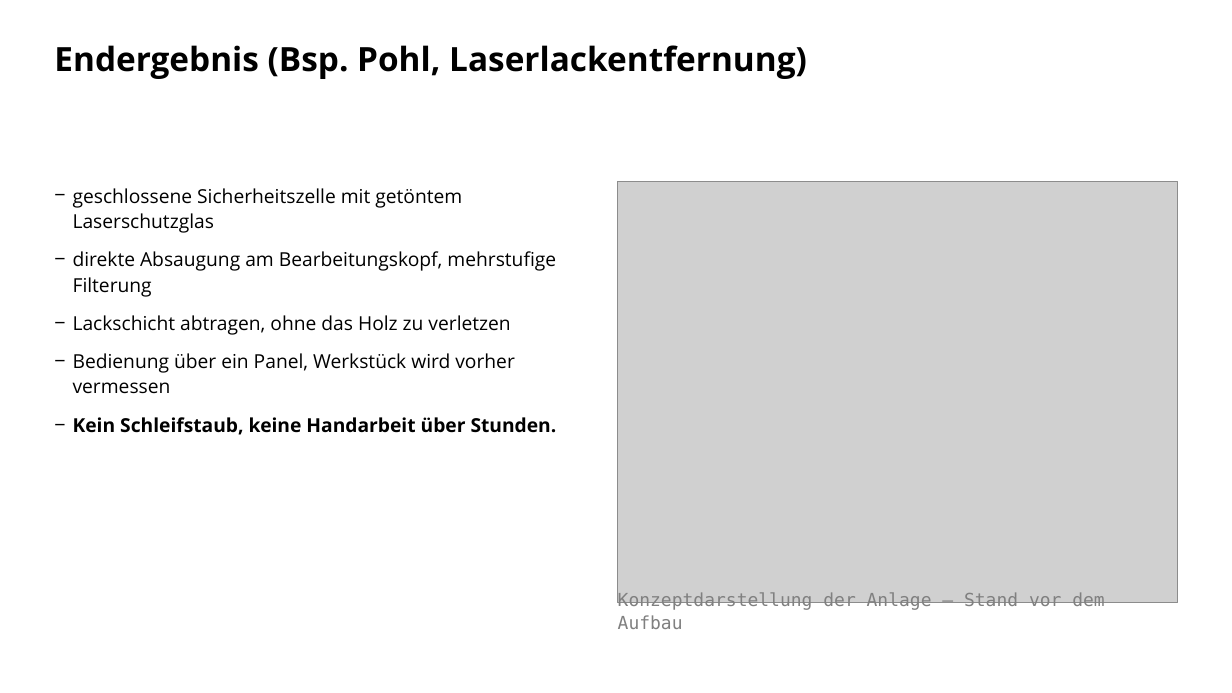
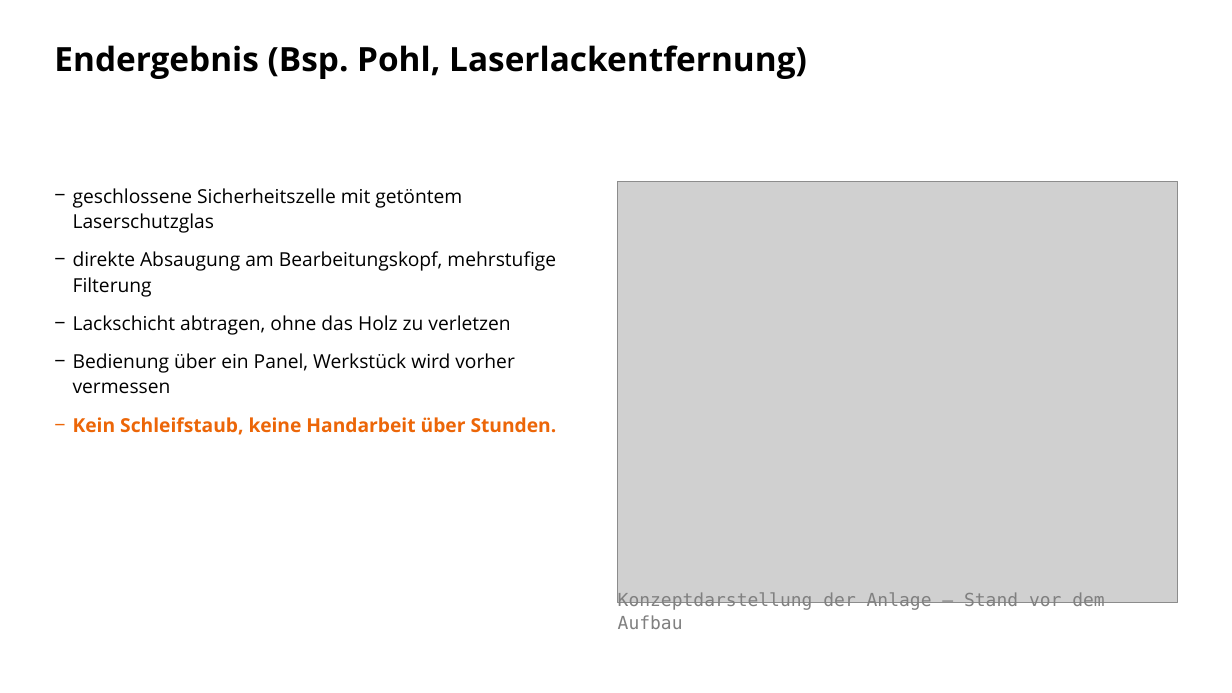
Before and after one commit to TheTesla/slides-oshop-strategieemeeting-ohawe, a slide deck: slide 9 of ohawe-strategie.pptx. Drawn at 1232x693 pixels with LibreOffice and Linux fonts; fonts in the diff are those of the drawing; grey boxes stand for pictures; background and template pictures are left out. Boxes give left, top, right and bottom in pixels: in the first picture for what was removed or moved away, otherwise in the second. Text is boxed around its words. In the diff, an @@ line names an element or a change of style, - is before the commit and + after.

```diff
--- a/ohawe-strategie.pptx
+++ b/ohawe-strategie.pptx
@@ text at (73, 417, 557, 435): text colour #000000 to #EC6608 in "Kein Schleifstaub, keine Handarbeit über Stunden." @@
```
Also in this commit, not shown: 5 other slides changed, 1 other file.
